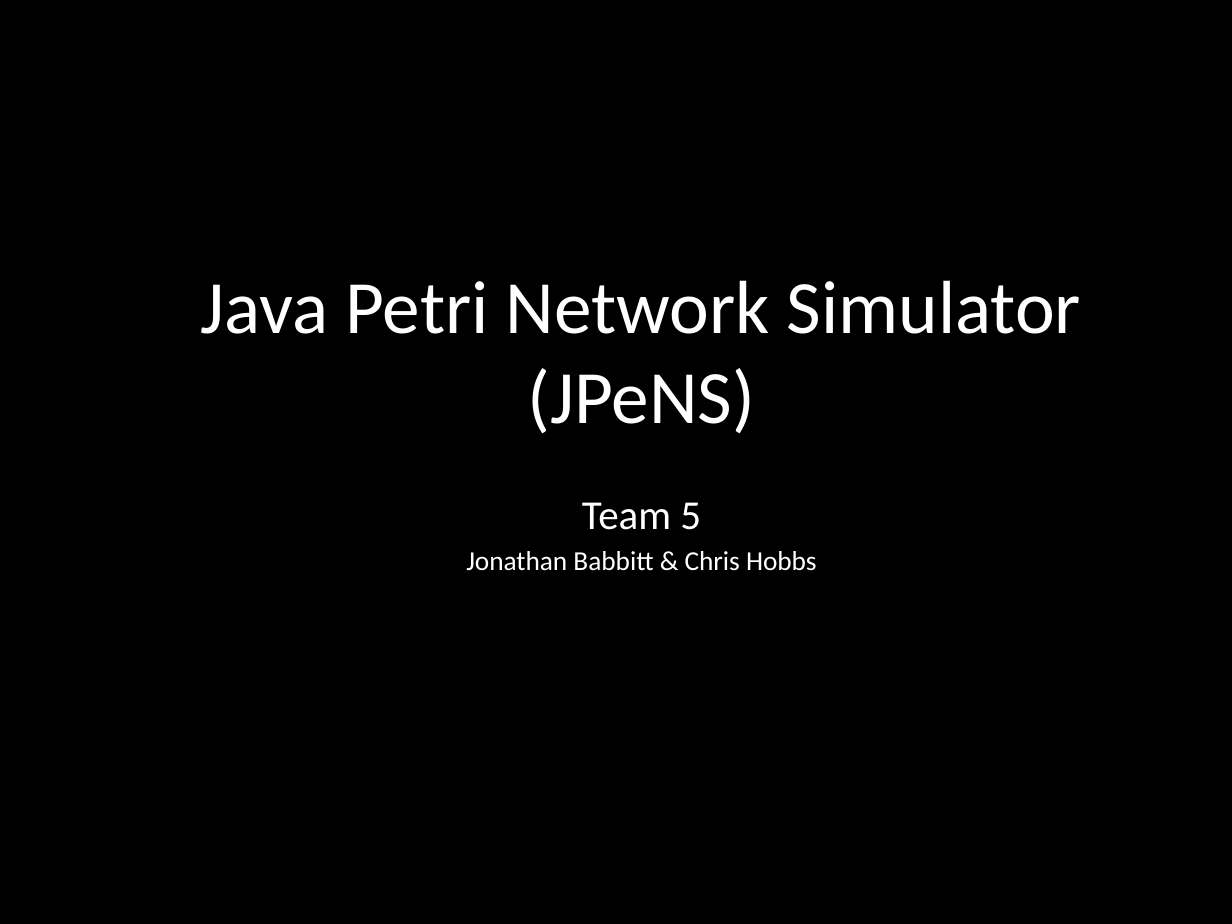
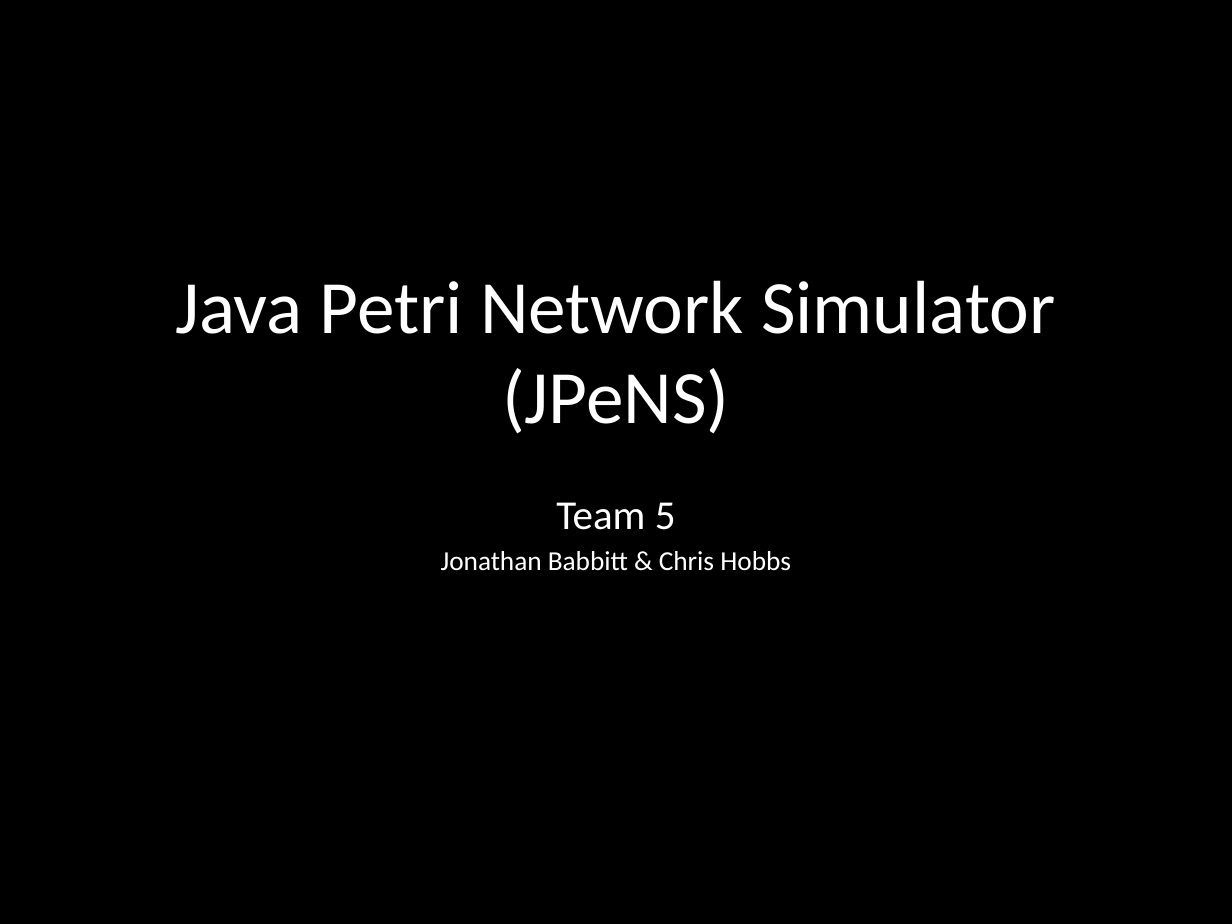
Before and after one commit to Hobbit/JPeNS, a slide deck: slide 1 of JPeNS_Presentation.pptx. Drawn at 1232x924 pixels with LibreOffice and Linux fonts; fonts in the diff are those of the drawing. Boxes give left, top, right and bottom in pixels: in the first picture for what was removed or moved away, otherwise in the second. Text is boxed around its words. In the diff, an @@ line names an element or a change of style, - is before the commit and + after.

Commit message:
PPT

```diff
--- a/JPeNS_Presentation.pptx
+++ b/JPeNS_Presentation.pptx
@@ title "Java Petri Network Simulator (JPeNS)": place and size @@
-title "Java Petri Network Simulator (JPeNS)" at [201,280,1081,434]
+title "Java Petri Network Simulator (JPeNS)" at [175,280,1055,434]
@@ subtitle "Team 5": place and size @@
-subtitle "Team 5" at [466,502,817,571]
+subtitle "Team 5" at [441,502,791,571]
```
